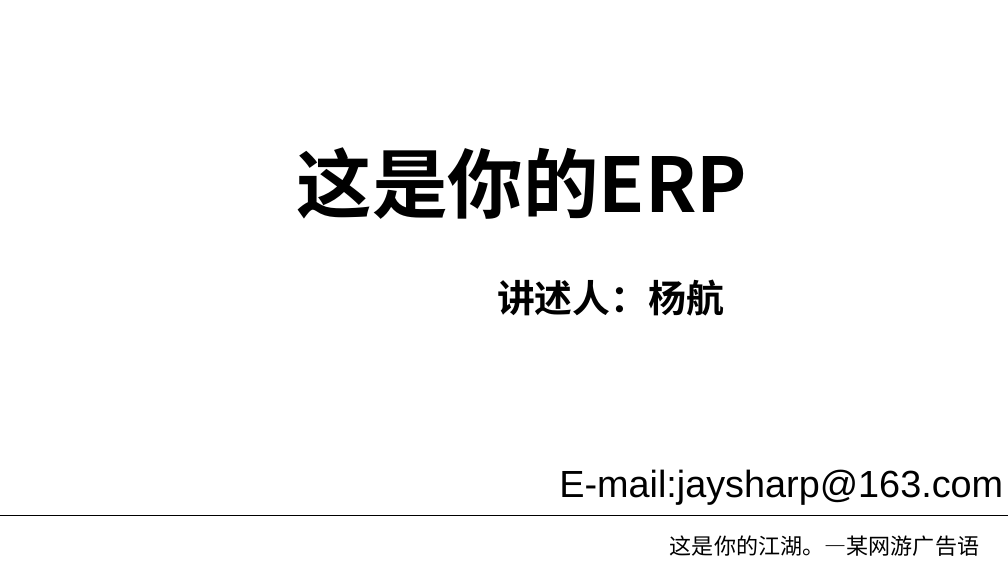
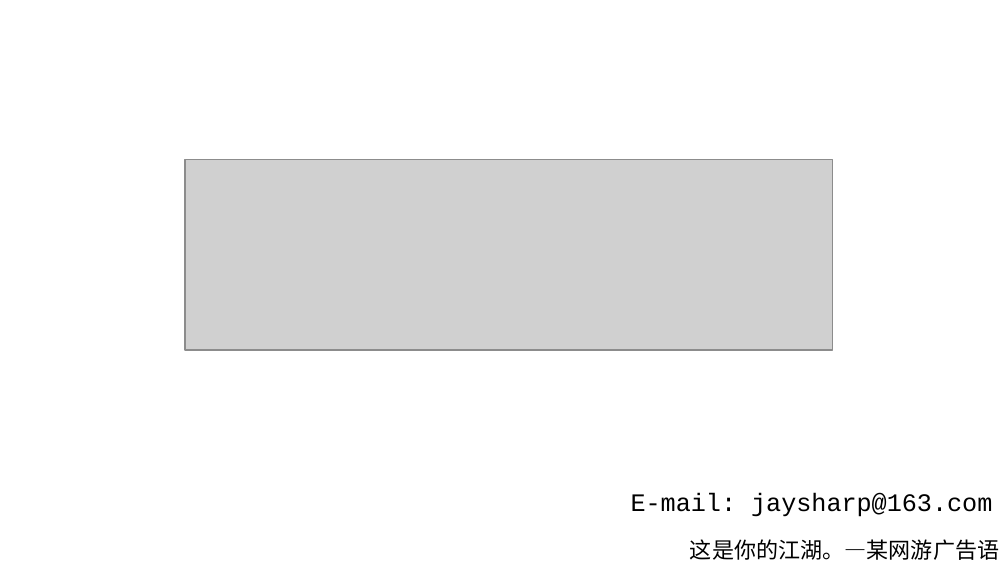
Before and after one commit to dislin/MyProject, a slide deck: slide 1 of Sinopec/Document/你的ERP.pptx. Drawn at 1008x567 pixels with LibreOffice and Linux fonts; fonts in the diff are those of the drawing; grey boxes stand for pictures; background and template pictures are left out. Boxes give left, top, right and bottom in pixels: in the first picture for what was removed or moved away, otherwise in the second. Text is boxed around its words. In the diff, an @@ line names an element or a change of style, - is before the commit and + after.

Commit message:
added more

```diff
--- a/Sinopec/Document/你的ERP.pptx
+++ b/Sinopec/Document/你的ERP.pptx
@@ text removed at (296, 147, 747, 219) @@
-这是你的ERP
@@ picture added at (185, 160, 832, 350) @@
@@ text removed at (497, 279, 724, 316) @@
-讲述人：杨航
@@ text at (631, 492, 992, 517): text changed; size 24 to 16 pt; font Arial to Courier New @@
-E-mail:jaysharp@163.com
+E-mail: jaysharp@163.com
@@ line removed from (0, 516) to (1008, 516) @@
@@ text "这是你的江湖。—某网游广告语": place and size @@
-text "这是你的江湖。—某网游广告语" at (670, 535, 979, 556)
+text "这是你的江湖。—某网游广告语" at (690, 539, 999, 560)
```
Also in this commit, not shown: 17 other slides changed, 18 slides added, 3 slides removed.
